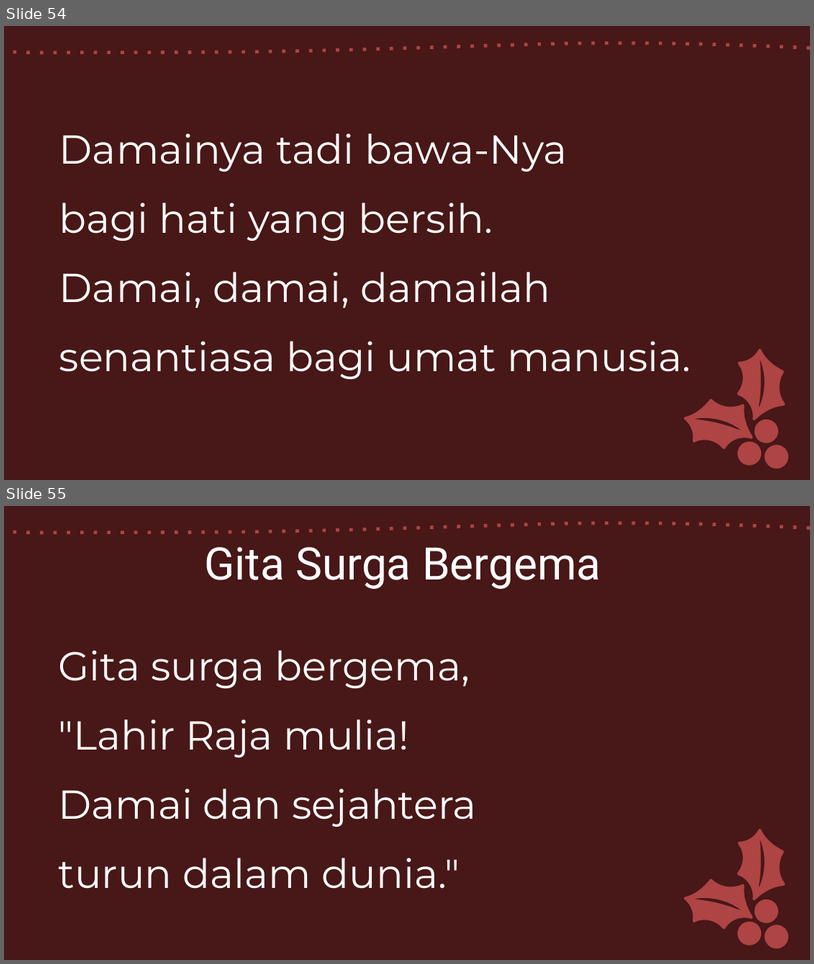
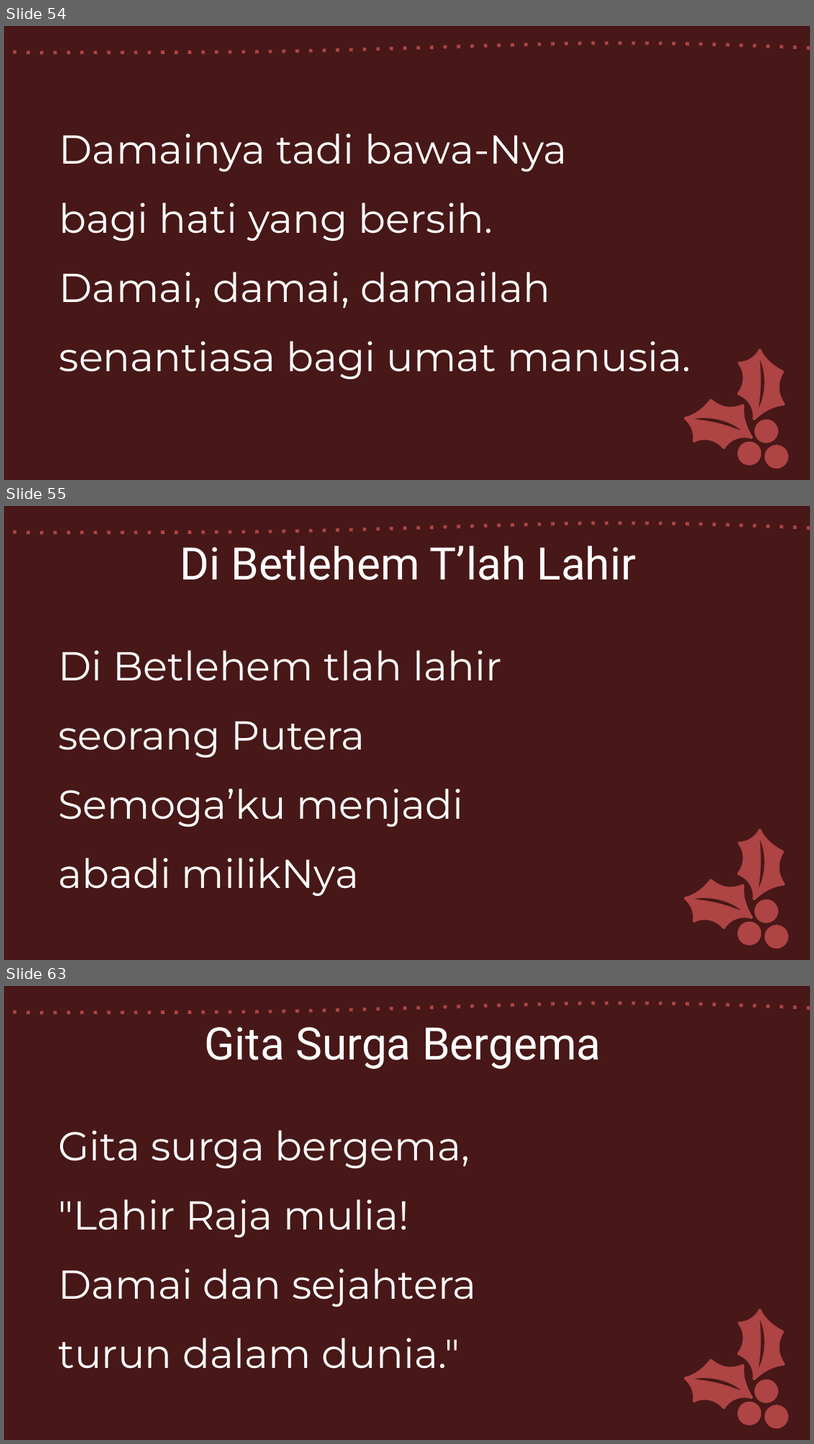
Before and after one commit to laurensius/Slide_Misa_KRC, a slide deck: 2020 12 tanggal 24 - 25/Misa hari raya natal jam 09.00 WIB - Indo - Proses.pptx. Shown one above the other, each under a label of ours: slides 54 and 55 before the commit, slides 54, 55 and 63 after it; the slides between them are not shown. The pictures are 814x964 and 814x1444 pixels, drawn with LibreOffice and Linux fonts; fonts in the diff are those of the drawing. Boxes give left, top, right and bottom in pixels: in the first picture for what was removed or moved away, otherwise in the second. Text is boxed around its words. In the diff, an @@ line names an element or a change of style, - is before the commit and + after.

```diff
--- a/2020 12 tanggal 24 - 25/Misa hari raya natal jam 09.00 WIB - Indo - Proses.pptx
+++ b/2020 12 tanggal 24 - 25/Misa hari raya natal jam 09.00 WIB - Indo - Proses.pptx
@@ slide 55 added at [4, 506, 810, 960], background #481818; not listed: 6 template elements that a slide beside it also shows @@
@@ text added at [180, 546, 637, 580], 40 pt, text #FFFFFF @@
+Di Betlehem T’lah Lahir
@@ text added at [58, 650, 502, 896], 36 pt, text #FFFFFF @@
+Di Betlehem tlah lahir
+seorang Putera
+Semoga’ku menjadi
+abadi milikNya
@@ what was slide 55 is now slide 63 @@
```
Also in this commit, not shown: 7 other slides added, 7 other files.
